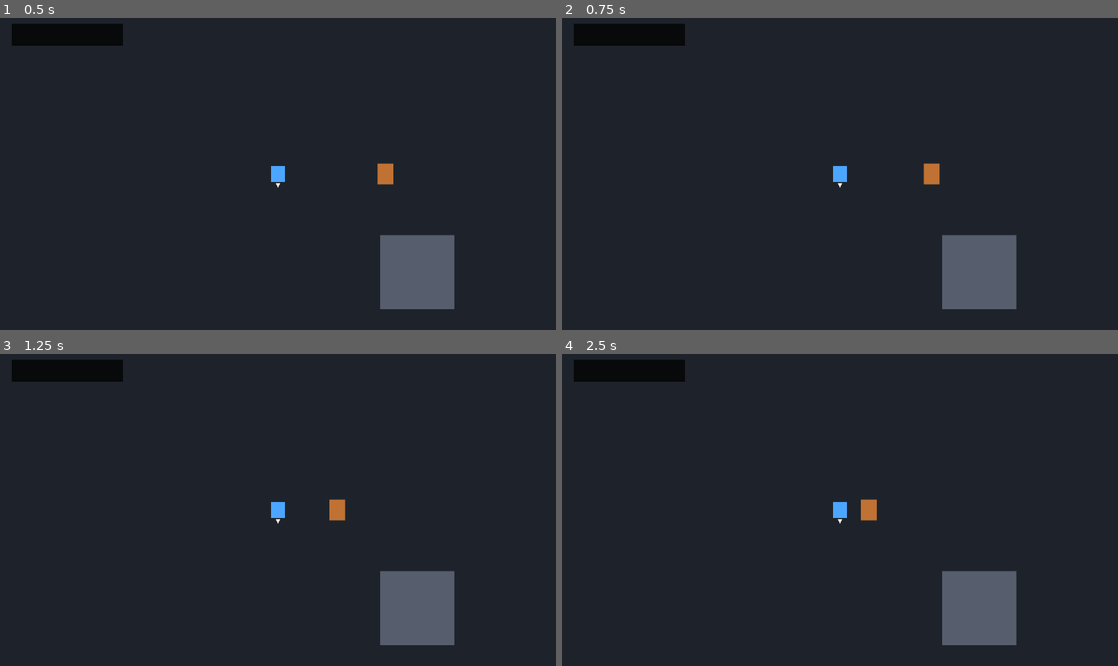
Above: before the commit, frames 1-4 (two rows, left to right).
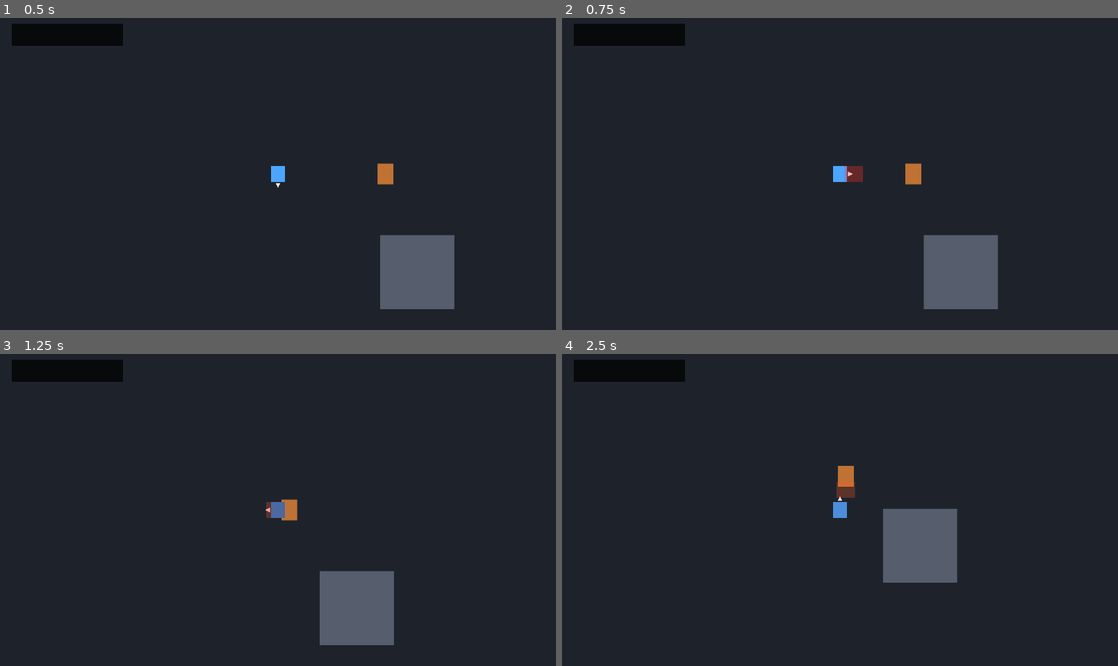
Above: after the commit, the same moments.

Repository: kikajima/dragonballsoullegacy
Game: Godot game, scene res://scenes/bootstrap/bootstrap.tscn
The game is run twice, just before and just after one commit, with the same random seed, the same clock (stepped at 60 frames per second) and the same inputs.
Inputs:
- Up to frame 1 (0.5 s): no input
- Up to frame 2 (0.75 s): hold D (move_right) from 0.53 s (still down); tap J (attack) at 0.6 s
- Up to frame 3 (1.25 s): keep holding D (move_right)
- Up to frame 4 (2.5 s): release D (move_right) at 1.28 s; hold S (move_down) 1.28-2.03 s; tap Shift (block) at 1.35 s; hold D (move_right) from 2.03 s (still down); hold L (charge_ki) from 2.03 s (still down)

Frame 1 is identical in both runs. In frame 2, 2.2% of the frame differs, in the area x 49-82%, y 46-94%; in frame 3, 5.7%; in frame 4, 6.8%, in the area x 48-82%, y 35-94%.
Error before the commit: Parse Error: Too many arguments for "setup()" call. Expected at most 1 but received 2. (res://combat/ki/ki_blast_component.gd:163)

Commit message:
feat: accept projectile damage override

Diff:
--- a/combat/projectiles/ki_blast_projectile.gd
+++ b/combat/projectiles/ki_blast_projectile.gd
@@ -29,7 +29,10 @@
 	area_entered.connect(_on_area_entered)
 	body_entered.connect(_on_body_entered)
 
-func setup(direction: Vector2) -> void:
+func setup(direction: Vector2, damage_override: int = -1) -> void:
+	if damage_override >= 0:
+		damage = damage_override
+
 	if direction.is_zero_approx():
 		_direction = Vector2.RIGHT
 	else:
